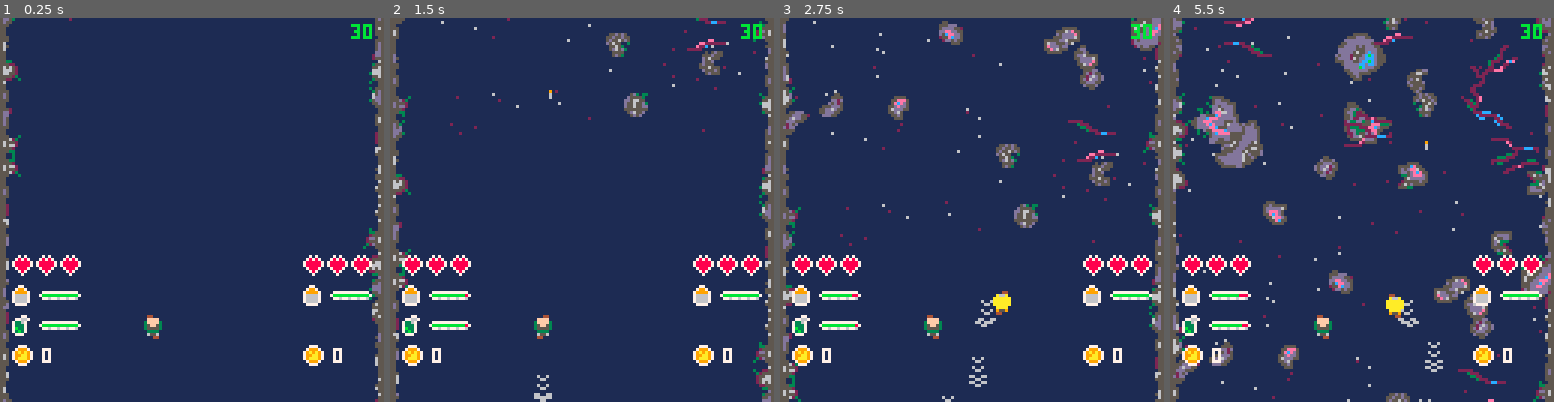
Above: before the commit, frames 1-4 (left to right).
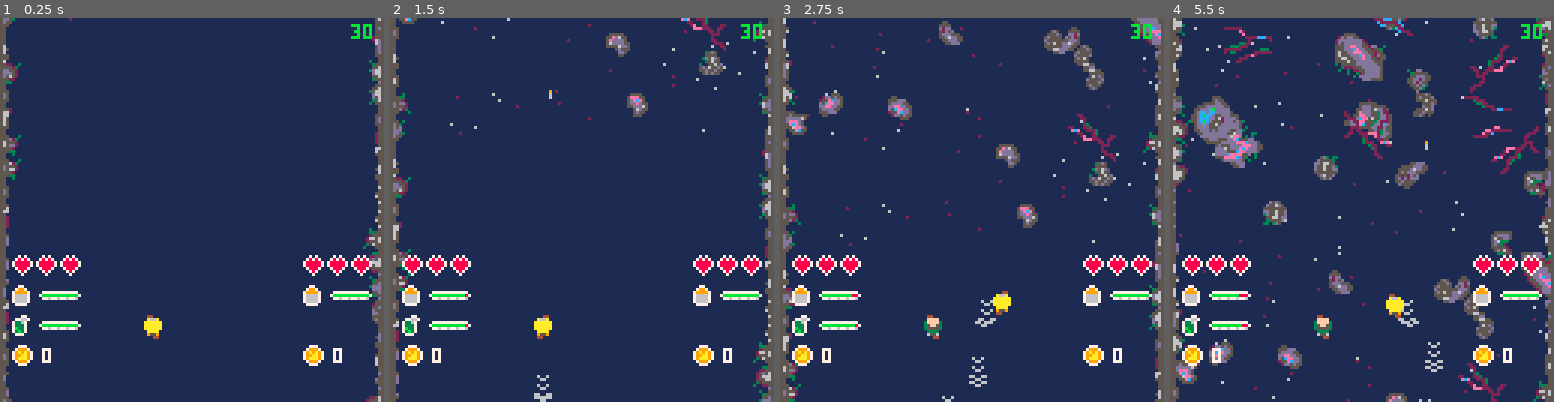
Above: after the commit, the same moments.

Repository: Mister-Oatbread/pico8_drg_game
Game: PICO-8 cartridge drg.p8
Two runs of this game, one before a commit and one after it. Both use one fixed random seed, a clock stepped at 60 frames per second and the inputs below.
Inputs:
- Up to frame 1 (0.25 s): no input
- Up to frame 2 (1.5 s): tap X (X key) at 0.33, 1.07 s; tap O (Z key) at 0.7 s
- Up to frame 3 (2.75 s): hold Right 1.6-2.1 s; tap O (Z key) at 1.7, 2.1, 2.5 s; tap X (X key) at 1.85 s; hold Up 2.15-2.42 s; hold Right from 2.47 s (still down)
- Up to frame 4 (5.5 s): tap O (Z key) every 0.4 s from 2.9 to 5.3 s; tap X (X key) at 2.97, 4.08, 5.2 s; release Right at 3.03 s; hold Left 3.08-3.58 s; hold Down 3.63-3.97 s; hold Right 4.02-4.68 s; hold Up 4.73-5.03 s; hold Left from 5.08 s (still down)

The runs differ from the first frame. In frame 1, 1.4% of the frame differs, in the area x 0-100%, y 0-100%; in frame 2, 2.7%; in frame 3, 4.7%; in frame 4, 11%.

Commit message:
added a few helper functions

Diff:
--- a/build.lua
+++ b/build.lua
@@ -558,14 +558,17 @@
 end
 function new_game_logic()
 local function mine_resources()
-local resource,colliding,drilling,res_hitbox
-local hitbox_drills=player_1.get_drills_hitbox()
+local resource,colliding,drilling_1,drilling_2,res_hitbox
+local hitbox_drills_1=player_1.get_drills_hitbox()
+local hitbox_drills_2=player_2.get_drills_hitbox()
+drilling_1=player_1.is_drilling()
+drilling_2=player_2.is_drilling()
+if drilling_1 or drilling_2 then
 for i=resources.get_resources().size(),1,-1 do
 resource=resources.get_resources().get(i)
 res_hitbox=resources.get_hitbox(resource)
-colliding=are_colliding(res_hitbox,hitbox_drills)
-drilling=player_1.is_drilling()
-if colliding and drilling then
+colliding_1=are_colliding(res_hitbox,hitbox_drills)
+if colliding then
 local res_type=resource.res_type
 if res_type=="red_sugar" then
 player_1.give_health(1)
@@ -577,6 +580,7 @@
 resources.get_resources().deletei(i)
 sfx(-1,3)
 sfx(38,3)
+end
 end
 end
 end
@@ -874,8 +878,8 @@
 map.draw_drilled_ground()
 resources.draw()
 projectiles.draw()
+if coop then player_2.draw() end
 player_1.draw()
-if coop then player_2.draw() end
 map.draw_vines()
 map.draw_super_wall()
 hud.draw(player_1)
@@ -890,9 +894,9 @@
 x=x,
 y=y,
 x_flip=x>140,
-y_flip=rnd(2)<1,
-swap_gray=rnd(2)<1,
-swap_blue=rnd(2)<1,
+y_flip=coinflip(),
+swap_gray=coinflip(),
+swap_blue=coinflip(),
 }
 end
 local terrain=new_entity_container()
@@ -912,8 +916,7 @@
 end
 end
 local function spawn_pebble()
-local color
-if rnd(2)<1 then color=6 else color=2 end
+local color=coinflip() and 6 or 2
 return {
 color=color,
 x=flr(rnd(128))+101,
@@ -923,11 +926,11 @@
 local function spawn_vine()
 local sprites={76,78,108,110}
 return {
-sprite=sprites[flr(rnd(#sprites))+1],
+sprite=choose_one(sprites),
 x=flr(rnd(112))+101,
 y=81,
-x_flip=rnd(2)<1,
-y_flip=rnd(2)<1,
+x_flip=coinflip(),
+y_flip=coinflip(),
 }
 end
 local function spawn_drilled_ground(sprite,x,y)
@@ -935,21 +938,21 @@
 end
 local function spawn_obstacle(x,y)
 local sprite,sprites,size
-if rnd(1)<obstacle_spawn_probs[1] then
+if rnd()<obstacle_spawn_probs[1] then
 sprites={68,69,70,71,84,85,86,87,100,101,116,117}
 size=1
 else
 sprites={72,74,102,104,106}
 size=2
 end
-sprite=sprites[flr(rnd(#sprites))+1]
+sprite=choose_one(sprites)
 return {
 sprite=sprite,
 x=x,
 y=y,
 size=size,
-x_flip=rnd(2)<1,
-y_flip=rnd(2)<1,
+x_flip=coinflip(),
+y_flip=coinflip(),
 }
 end
 local function update()
@@ -1556,138 +1559,138 @@
 }
 end
 function spawn_prop()
-local x_coord = flr(rnd(120))+101;
-local y_coord = 81;
-local decision = rnd(100);
-local prop;
-if decision < 50 then
-prop = nectar_rind(x_coord, y_coord);
-elseif decision < 80 then
-prop = orchey_shy(x_coord, y_coord);
+local x=flr(rnd(120))+101
+local y=81
+local decision=rnd(100)
+local prop
+if decision<50 then
+prop=nectar_rind(x,y)
+elseif decision<80 then
+prop=orchey_shy(x,y)
 else
-prop = p0q(x_coord, y_coord);
-end
-add(props, prop);
+prop=p0q(x,y)
+end
+add(props, prop)
 end
 function nectar_rind(x,y)
-local sprite;
-local x = x;
-local y = y;
-local x_flip = rnd(2)<1;
-local y_flip = rnd(2)<1;
+local sprite
+local x = x
+local y = y
+local x_flip = coinflip()
+local y_flip = coinflip()
 function animate()
-y+=1;
-local distance = (player.x_pos-x)^2 + (player.y_pos-y)^2;
+y+=1
+local distance = (player.x_pos-x)^2 + (player.y_pos-y)^2
 if distance < 30^2 then
-sprite = 173;
+sprite = 173
 else
-sprite = 172;
+sprite = 172
 end
 end
 function draw()
-spr(sprite, x, y, 1, 1, x_flip, y_flip);
-end
-function x_coord() return x end;
-function y_coord() return y end;
+spr(sprite, x, y, 1, 1, x_flip, y_flip)
+end
+function x_coord() return x end
+function y_coord() return y end
 return {
 x_coord=x_coord,
 y_coord=y_coord,
 animate=animate,
 draw=draw,
-};
+}
 end
 function orchey_shy(x, y)
-local sprite;
-local x = x;
-local y = y;
-local x_flip = rnd(2)<1;
-local y_flip = rnd(2)<1;
+local sprite
+local x = x
+local y = y
+local x_flip = coinflip()
+local y_flip = coinflip()
 function animate()
-y+=1;
-local distance = (player.x_pos-x)^2 + (player.y_pos-y)^2;
+y+=1
+local distance = (player.x_pos-x)^2 + (player.y_pos-y)^2
 if distance < 225 then
-sprite = 190;
+sprite = 190
 elseif distance < 900 then
-sprite = 189;
+sprite = 189
 else
-sprite = 188;
+sprite = 188
 end
 end
 function draw()
-spr(sprite, x, y, 1, 1, x_flip, y_flip);
-end
-function x_coord() return x end;
-function y_coord() return y end;
+spr(sprite, x, y, 1, 1, x_flip, y_flip)
+end
+function x_coord() return x end
+function y_coord() return y end
 return {
 x_coord=x_coord,
 y_coord=y_coord,
 animate=animate,
 draw=draw,
-};
+}
 end
 function p0q(x, y)
-local sprite = 140;
-local x = x;
-local y = y;
-local x_flip = rnd(2)<1;
-local y_flip = rnd(2)<1;
-local angle = 0;
-local parts = {};
+local sprite = 140
+local x = x
+local y = y
+local x_flip = coinflip()
+local y_flip = coinflip()
+local angle = 0
+local parts = {}
 local n = 30
-local initial_angle;
-local r2d = 3.14/180;
+local initial_angle
+local r2d = 3.14/180
 for i=1,n do
-initial_angle = 360*i/n;
-radius = ceil(rnd(12));
-add(parts,{radius=radius, angle=initial_angle});
+initial_angle = 360*i/n
+radius = ceil(rnd(12))
+add(parts,{radius=radius, angle=initial_angle})
 end
 function animate()
-y+=1;
-angle = (angle+.25)%360;
+y+=1
+angle = (angle+.25)%360
 end
 function draw()
-spr(sprite, x, y, 2, 2, x_flip, y_flip);
-local x_pos, y_pos;
+spr(sprite, x, y, 2, 2, x_flip, y_flip)
+local x_pos, y_pos
 for i=1,n do
-x_pos = ceil(parts[i].radius*cos((angle+parts[i].angle)*r2d));
-y_pos = ceil(parts[i].radius*sin((angle+parts[i].angle)*r2d));
-pset(x_pos+x+8, y_pos+y+8, 12);
-end
-end
-function x_coord() return x end;
-function y_coord() return y end;
+x_pos = ceil(parts[i].radius*cos((angle+parts[i].angle)*r2d))
+y_pos = ceil(parts[i].radius*sin((angle+parts[i].angle)*r2d))
+pset(x_pos+x+8, y_pos+y+8, 12)
+end
+end
+function x_coord() return x end
+function y_coord() return y end
 return {
 x_coord=x_coord,
 y_coord=y_coord,
 animate=animate,
 draw=draw,
-};
+}
 end
 function initialize_props()
-props = {};
+props = {}
 end
 function update_props()
 if #props>0 then
 for prop in all(props) do
-prop.animate();
-end
-local i=1;
+prop.animate()
+end
+local i=1
 while #props>=i do
 if props[i].y_coord() >= 240 then
-deli(props, i);
+deli(props, i)
 else
-i+=1;
+i+=1
 end
 end
 end
 if rnd() < .02 then
-spawn_prop();
+spawn_prop()
 end
 end
 function draw_props()
 if #props>0 then
 for prop in all(props) do
-prop.draw();
+prop.draw()
 end
 end
 end
@@ -1695,7 +1698,7 @@
 local list=new_entity_container()
 local function create(x,y)
 local sprite,sprites,hitbox,res_type,start_sprite
-local decision=rnd(1)
+local decision=rnd()
 if decision<resource_spawn_probs[1] then
 start_sprite=136
 hitbox={x={3,6},y={3,6}}
@@ -1714,8 +1717,8 @@
 sprite=sprite,
 x=x,
 y=y,
-x_flip=rnd(2)<1,
-y_flip=rnd(2)<1,
+x_flip=coinflip(),
+y_flip=coinflip(),
 hitbox=hitbox,
 res_type=res_type,
 }
@@ -1727,7 +1730,7 @@
 list.deletei(i)
 end
 end
-if (rnd(1)<resource_spawn_rate) then
+if (rnd()<resource_spawn_rate) then
 list.add(create(flr(rnd(120))+101,81))
 end
 end
@@ -1782,6 +1785,8 @@
 local y_good = a.y[1] > b.y[2] or a.y[2] < b.y[1];
 return not(x_good or y_good);
 end
+function coinflip() return rnd(2)<1 end
+function choose_one(list) return list[flr(rnd(#list))+1] end
 function get_cum_probs(ratios)
 local sum = 0;
 local probs = {};
--- a/src/game_logic.lua
+++ b/src/game_logic.lua
@@ -4,25 +4,29 @@
 function new_game_logic()
 
     local function mine_resources()
-        local resource,colliding,drilling,res_hitbox
-        local hitbox_drills=player_1.get_drills_hitbox()
-        for i=resources.get_resources().size(),1,-1 do
-            resource=resources.get_resources().get(i)
-            res_hitbox=resources.get_hitbox(resource)
-            colliding=are_colliding(res_hitbox,hitbox_drills)
-            drilling=player_1.is_drilling()
-            if colliding and drilling then
-                local res_type=resource.res_type
-                if res_type=="red_sugar" then
-                    player_1.give_health(1)
-                elseif res_type=="nitra" then
-                    player_1.give_ammo(.5)
-                elseif res_type=="gold" then
-                    points+=100
+        local resource,colliding,drilling_1,drilling_2,res_hitbox
+        local hitbox_drills_1=player_1.get_drills_hitbox()
+        local hitbox_drills_2=player_2.get_drills_hitbox()
+        drilling_1=player_1.is_drilling()
+        drilling_2=player_2.is_drilling()
+        if drilling_1 or drilling_2 then
+            for i=resources.get_resources().size(),1,-1 do
+                resource=resources.get_resources().get(i)
+                res_hitbox=resources.get_hitbox(resource)
+                colliding_1=are_colliding(res_hitbox,hitbox_drills)
+                if colliding then
+                    local res_type=resource.res_type
+                    if res_type=="red_sugar" then
+                        player_1.give_health(1)
+                    elseif res_type=="nitra" then
+                        player_1.give_ammo(.5)
+                    elseif res_type=="gold" then
+                        points+=100
+                    end
+                    resources.get_resources().deletei(i)
+                    sfx(-1,3)
+                    sfx(38,3)
                 end
-                resources.get_resources().deletei(i)
-                sfx(-1,3)
-                sfx(38,3)
             end
         end
     end
--- a/src/main.lua
+++ b/src/main.lua
@@ -58,8 +58,8 @@
     map.draw_drilled_ground()
     resources.draw()
     projectiles.draw()
+    if coop then player_2.draw() end
     player_1.draw()
-    if coop then player_2.draw() end
     map.draw_vines()
     map.draw_super_wall()
     hud.draw(player_1)
--- a/src/map.lua
+++ b/src/map.lua
@@ -14,9 +14,9 @@
             x=x,
             y=y,
             x_flip=x>140,
-            y_flip=rnd(2)<1,
-            swap_gray=rnd(2)<1,
-            swap_blue=rnd(2)<1,
+            y_flip=coinflip(),
+            swap_gray=coinflip(),
+            swap_blue=coinflip(),
         }
     end
 
@@ -45,8 +45,7 @@
     end
 
     local function spawn_pebble()
-        local color
-        if rnd(2)<1 then color=6 else color=2 end
+        local color=coinflip() and 6 or 2
         return {
             color=color,
             x=flr(rnd(128))+101,
@@ -57,11 +56,11 @@
     local function spawn_vine()
         local sprites={76,78,108,110}
         return {
-            sprite=sprites[flr(rnd(#sprites))+1],
+            sprite=choose_one(sprites),
             x=flr(rnd(112))+101,
             y=81,
-            x_flip=rnd(2)<1,
-            y_flip=rnd(2)<1,
+            x_flip=coinflip(),
+            y_flip=coinflip(),
         }
     end
 
@@ -71,21 +70,21 @@
 
     local function spawn_obstacle(x,y)
         local sprite,sprites,size
-        if rnd(1)<obstacle_spawn_probs[1] then
+        if rnd()<obstacle_spawn_probs[1] then
             sprites={68,69,70,71,84,85,86,87,100,101,116,117}
             size=1
         else
             sprites={72,74,102,104,106}
             size=2
         end
-        sprite=sprites[flr(rnd(#sprites))+1]
+        sprite=choose_one(sprites)
         return {
             sprite=sprite,
             x=x,
             y=y,
             size=size,
-            x_flip=rnd(2)<1,
-            y_flip=rnd(2)<1,
+            x_flip=coinflip(),
+            y_flip=coinflip(),
         }
     end
 
--- a/src/props.lua
+++ b/src/props.lua
@@ -3,145 +3,145 @@
 -- this file takes care of the fancy props
 
 function spawn_prop()
-    local x_coord = flr(rnd(120))+101;
-    local y_coord = 81;
-    local decision = rnd(100);
-    local prop;
+    local x=flr(rnd(120))+101
+    local y=81
+    local decision=rnd(100)
+    local prop
 
-    if decision < 50 then
-        prop = nectar_rind(x_coord, y_coord);
-    elseif decision < 80 then
-        prop = orchey_shy(x_coord, y_coord);
+    if decision<50 then
+        prop=nectar_rind(x,y)
+    elseif decision<80 then
+        prop=orchey_shy(x,y)
     else
-        prop = p0q(x_coord, y_coord);
+        prop=p0q(x,y)
     end
-    add(props, prop);
+    add(props, prop)
 end
 
 function nectar_rind(x,y)
-    local sprite;
-    local x = x;
-    local y = y;
-    local x_flip = rnd(2)<1;
-    local y_flip = rnd(2)<1;
+    local sprite
+    local x = x
+    local y = y
+    local x_flip = coinflip()
+    local y_flip = coinflip()
     function animate()
-        y+=1;
-        local distance = (player.x_pos-x)^2 + (player.y_pos-y)^2;
+        y+=1
+        local distance = (player.x_pos-x)^2 + (player.y_pos-y)^2
         if distance < 30^2 then
-            sprite = 173;
+            sprite = 173
         else
-            sprite = 172;
+            sprite = 172
         end
     end
     function draw()
-        spr(sprite, x, y, 1, 1, x_flip, y_flip);
+        spr(sprite, x, y, 1, 1, x_flip, y_flip)
     end
-    function x_coord() return x end;
-    function y_coord() return y end;
+    function x_coord() return x end
+    function y_coord() return y end
     return {
         x_coord=x_coord,
         y_coord=y_coord,
         animate=animate,
         draw=draw,
-    };
+    }
 end
 
 function orchey_shy(x, y)
-    local sprite;
-    local x = x;
-    local y = y;
-    local x_flip = rnd(2)<1;
-    local y_flip = rnd(2)<1;
+    local sprite
+    local x = x
+    local y = y
+    local x_flip = coinflip()
+    local y_flip = coinflip()
     function animate()
-        y+=1;
-        local distance = (player.x_pos-x)^2 + (player.y_pos-y)^2;
+        y+=1
+        local distance = (player.x_pos-x)^2 + (player.y_pos-y)^2
         if distance < 225 then
-            sprite = 190;
+            sprite = 190
         elseif distance < 900 then
-            sprite = 189;
+            sprite = 189
         else
-            sprite = 188;
+            sprite = 188
         end
     end
     function draw()
-        spr(sprite, x, y, 1, 1, x_flip, y_flip);
+        spr(sprite, x, y, 1, 1, x_flip, y_flip)
     end
-    function x_coord() return x end;
-    function y_coord() return y end;
+    function x_coord() return x end
+    function y_coord() return y end
     return {
         x_coord=x_coord,
         y_coord=y_coord,
         animate=animate,
         draw=draw,
-    };
+    }
 end
 
 function p0q(x, y)
-    local sprite = 140;
-    local x = x;
-    local y = y;
-    local x_flip = rnd(2)<1;
-    local y_flip = rnd(2)<1;
-    local angle = 0;
-    local parts = {};
+    local sprite = 140
+    local x = x
+    local y = y
+    local x_flip = coinflip()
+    local y_flip = coinflip()
+    local angle = 0
+    local parts = {}
     local n = 30
-    local initial_angle;
-    local r2d = 3.14/180;
+    local initial_angle
+    local r2d = 3.14/180
     for i=1,n do
-        initial_angle = 360*i/n;
-        radius = ceil(rnd(12));
-        add(parts,{radius=radius, angle=initial_angle});
+        initial_angle = 360*i/n
+        radius = ceil(rnd(12))
+        add(parts,{radius=radius, angle=initial_angle})
     end
     function animate()
-        y+=1;
-        angle = (angle+.25)%360;
+        y+=1
+        angle = (angle+.25)%360
     end
     function draw()
-        spr(sprite, x, y, 2, 2, x_flip, y_flip);
-        local x_pos, y_pos;
+        spr(sprite, x, y, 2, 2, x_flip, y_flip)
+        local x_pos, y_pos
         for i=1,n do
-            x_pos = ceil(parts[i].radius*cos((angle+parts[i].angle)*r2d));
-            y_pos = ceil(parts[i].radius*sin((angle+parts[i].angle)*r2d));
-            pset(x_pos+x+8, y_pos+y+8, 12);
+            x_pos = ceil(parts[i].radius*cos((angle+parts[i].angle)*r2d))
+            y_pos = ceil(parts[i].radius*sin((angle+parts[i].angle)*r2d))
+            pset(x_pos+x+8, y_pos+y+8, 12)
         end
     end
-    function x_coord() return x end;
-    function y_coord() return y end;
+    function x_coord() return x end
+    function y_coord() return y end
     return {
         x_coord=x_coord,
         y_coord=y_coord,
         animate=animate,
         draw=draw,
-    };
+    }
 end
 
 function initialize_props()
-    props = {};
+    props = {}
 end
 
 function update_props()
     if #props>0 then
         for prop in all(props) do
-            prop.animate();
+            prop.animate()
         end
-        local i=1;
+        local i=1
         while #props>=i do
             if props[i].y_coord() >= 240 then
-                deli(props, i);
+                deli(props, i)
             else
-                i+=1;
+                i+=1
             end
         end
     end
     if rnd() < .02 then
-        spawn_prop();
+        spawn_prop()
     end
 end
 
 function draw_props()
     if #props>0 then
         for prop in all(props) do
-            prop.draw();
+            prop.draw()
         end
     end
 end
--- a/src/resources.lua
+++ b/src/resources.lua
@@ -6,7 +6,7 @@
 
     local function create(x,y)
         local sprite,sprites,hitbox,res_type,start_sprite
-        local decision=rnd(1)
+        local decision=rnd()
         if decision<resource_spawn_probs[1] then
             -- red sugar
             start_sprite=136
@@ -28,8 +28,8 @@
             sprite=sprite,
             x=x,
             y=y,
-            x_flip=rnd(2)<1,
-            y_flip=rnd(2)<1,
+            x_flip=coinflip(),
+            y_flip=coinflip(),
             hitbox=hitbox,
             res_type=res_type,
         }
@@ -42,7 +42,7 @@
                 list.deletei(i)
             end
         end
-        if (rnd(1)<resource_spawn_rate) then
+        if (rnd()<resource_spawn_rate) then
             list.add(create(flr(rnd(120))+101,81))
         end
     end
--- a/src/utils.lua
+++ b/src/utils.lua
@@ -9,6 +9,16 @@
     return not(x_good or y_good);
 end
 
+function coinflip() return rnd(2)<1 end
+
+function choose_one(list) return list[flr(rnd(#list))+1] end
+
+-- -- TODO: check if you can generalize this to house most of the update loops
+-- function iterate(list,update_command)
+--     return false
+-- end
+
+-- calculate cumulative probability based on ratios
 function get_cum_probs(ratios)
     local sum = 0;
     local probs = {};
